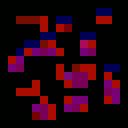
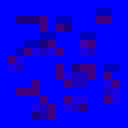
Layers edited between the first and the second (128, 128) image:
"mid" (1st of 3): opacity 100% → 25%, painted on it over (x1=8, y1=16, x2=120, y2=120)
"low" (1st of 3): opacity 100% → 10%, painted on it over (x1=8, y1=16, x2=120, y2=120)
hid "border", opacity 1% → 20%, painted on it over (x1=0, y1=0, x2=128, y2=128)
hid "hi" (2nd of 3), opacity 5% → 1%, painted on it over (x1=8, y1=16, x2=120, y2=120)
hid "mid" (2nd of 3), opacity 2% → 1%, painted on it over (x1=16, y1=16, x2=120, y2=120)
hid "low" (2nd of 3), painted on it over (x1=8, y1=24, x2=120, y2=120)
"hi" (3rd of 3): opacity 100% → 50% over (x1=8, y1=16, x2=120, y2=120)
"mid" (3rd of 3): opacity 100% → 25%, painted on it over (x1=16, y1=8, x2=120, y2=120)
"low" (3rd of 3): opacity 100% → 10%, painted on it over (x1=8, y1=40, x2=120, y2=120)
removed layer "r_base" over (x1=0, y1=0, x2=128, y2=128)
moved "m_base" above ":: END R ::", painted on it over (x1=0, y1=0, x2=128, y2=128)
renamed "e_base" to "Layer 1", hid it, moved it below ":: END R ::", painted on it over (x1=0, y1=0, x2=128, y2=128)
